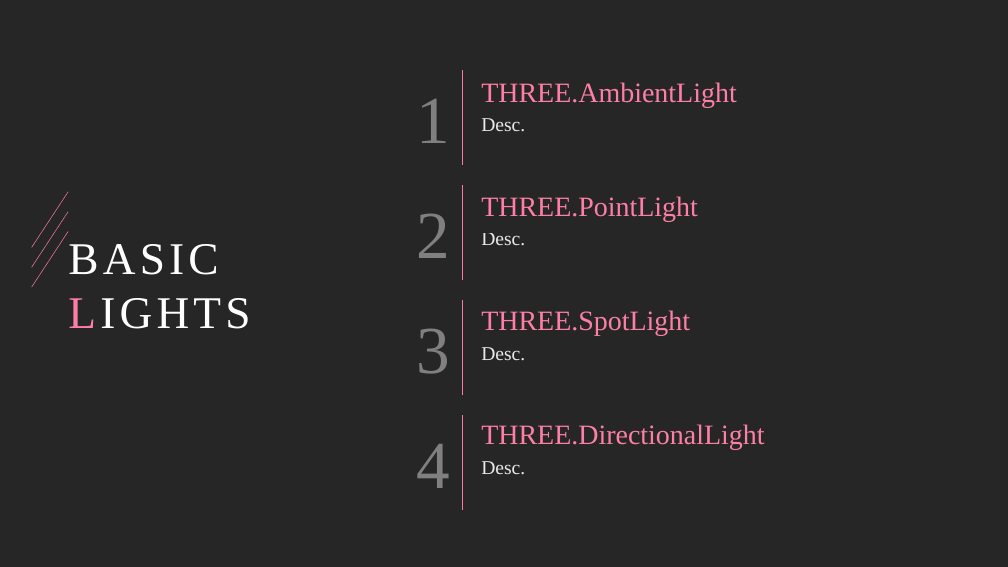
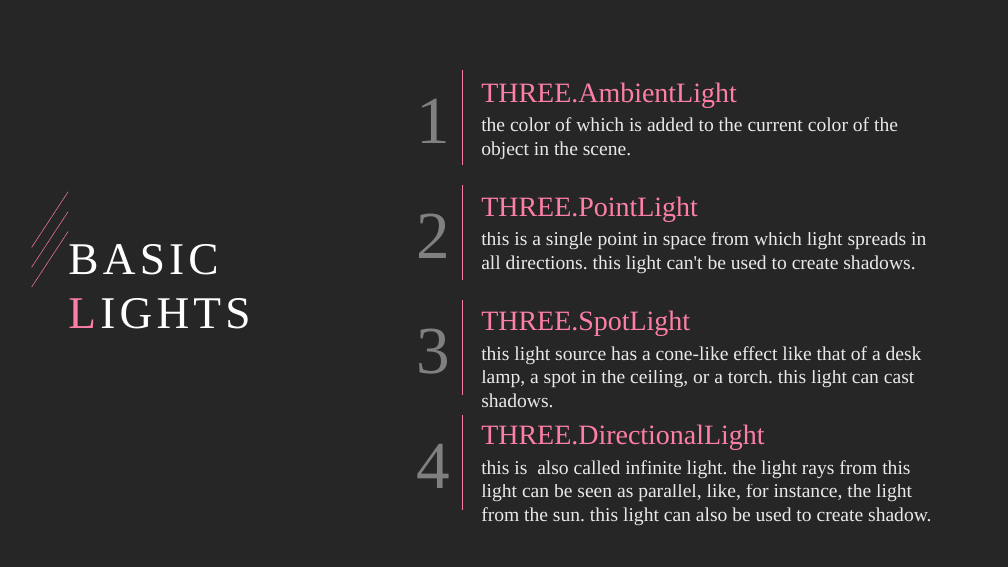
Before and after one commit to Grafkom-A-IF-ITS-2018/presentasi-three-js-inp, a slide deck: slide 4 of Working with the Different Light Sources Avaiable.pptx. Drawn at 1008x567 pixels with LibreOffice and Linux fonts; fonts in the diff are those of the drawing. Boxes give left, top, right and bottom in pixels: in the first picture for what was removed or moved away, otherwise in the second. Text is boxed around its words. In the diff, an @@ line names an element or a change of style, - is before the commit and + after.

```diff
--- a/Working with the Different Light Sources Avaiable.pptx
+++ b/Working with the Different Light Sources Avaiable.pptx
@@ text at bbox=[481, 117, 898, 159]: text changed @@
-Desc.
+the color of which is added to the current color of the object in the scene.
@@ text at bbox=[481, 232, 926, 273]: text changed @@
-Desc.
+this is a single point in space from which light spreads in all directions. this light can't be used to create shadows.
@@ text at bbox=[481, 346, 922, 407]: text changed @@
-Desc.
+this light source has a cone-like effect like that of a desk lamp, a spot in the ceiling, or a torch. this light can cast shadows.
@@ text at bbox=[481, 460, 931, 526]: text changed @@
-Desc.
+this is also called infinite light. the light rays from this light can be seen as parallel, like, for instance, the light from the sun. this light can also be used to create shadow.
```
Also in this commit, not shown: 2 other slides changed.
